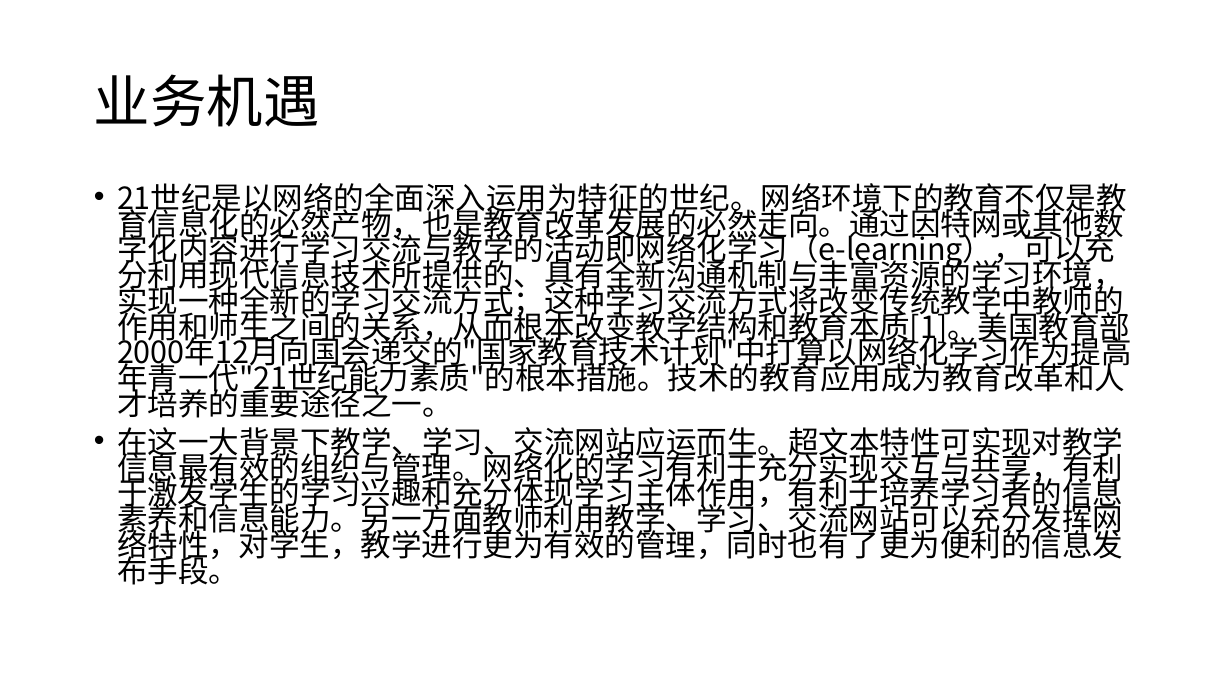
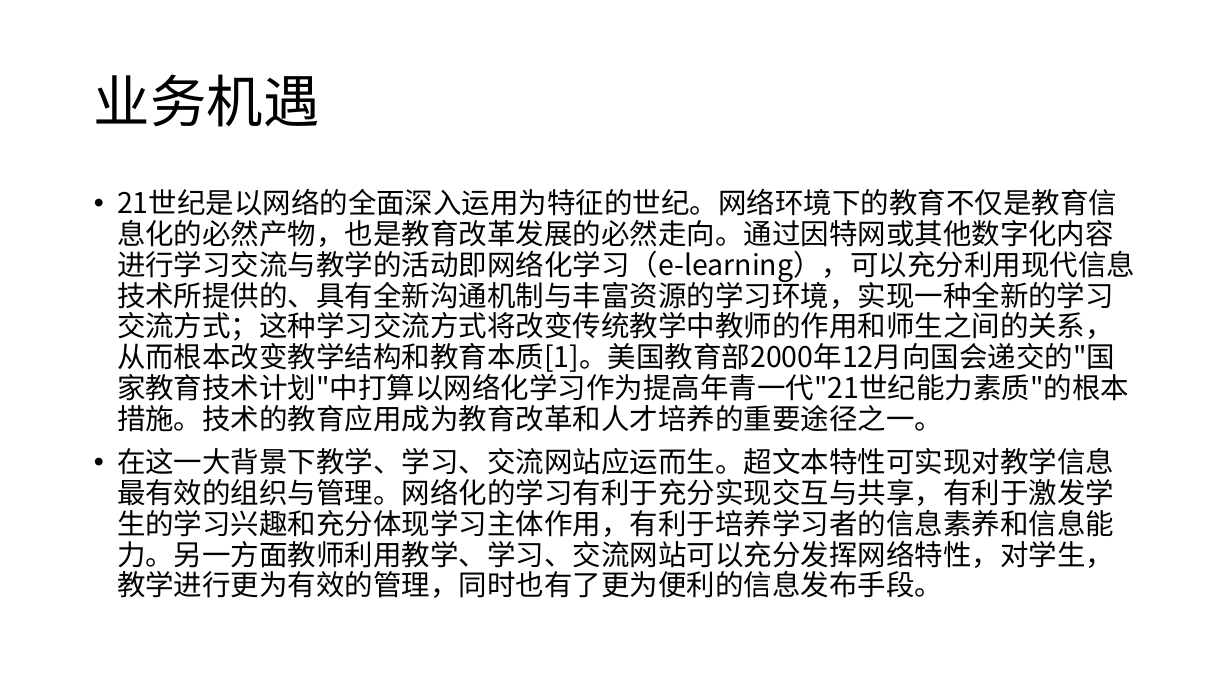
Before and after one commit to twn422/PRD2017, a slide deck: slide 5 of PRD-2017-G24/STW/受控文件/分析设计/项目总体计划/总体项目计划.pptx (slide 4 before the commit). Drawn at 1232x693 pixels with LibreOffice and Linux fonts; fonts in the diff are those of the drawing. Boxes give left, top, right and bottom in pixels: in the first picture for what was removed or moved away, otherwise in the second. Text is boxed around its words. In the diff, an @@ line names an element or a change of style, - is before the commit and + after.

Commit message:
总体项目计划正式版

```diff
--- a/PRD-2017-G24/STW/受控文件/分析设计/项目总体计划/总体项目计划.pptx
+++ b/PRD-2017-G24/STW/受控文件/分析设计/项目总体计划/总体项目计划.pptx
@@ text "21世纪是以网络的全面深入运用为特征的世纪。网络环境下的教育不仅是教育信息化的必然产物，也是教育改革发展的必然走向。通过 ..." at (117, 188, 1135, 598): size 23.8 to 22.2 pt; line spacing 0.7 to 0.9 @@
```
Also in this commit, not shown: 8 other slides changed, 13 slides added, 1 slide removed, 6 other files.
